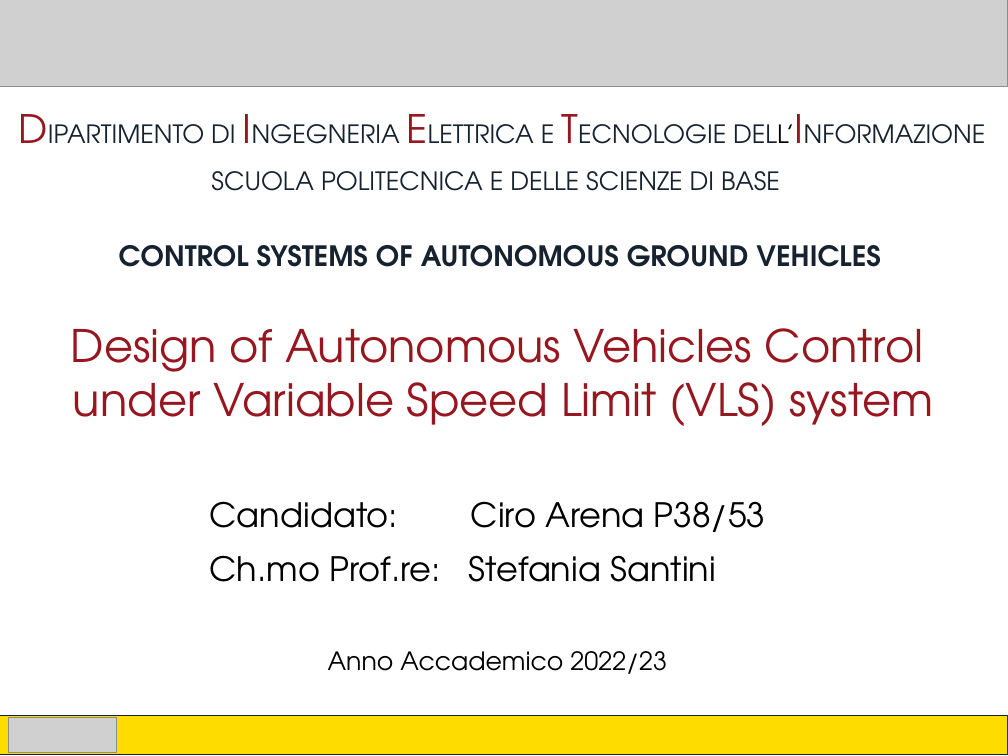
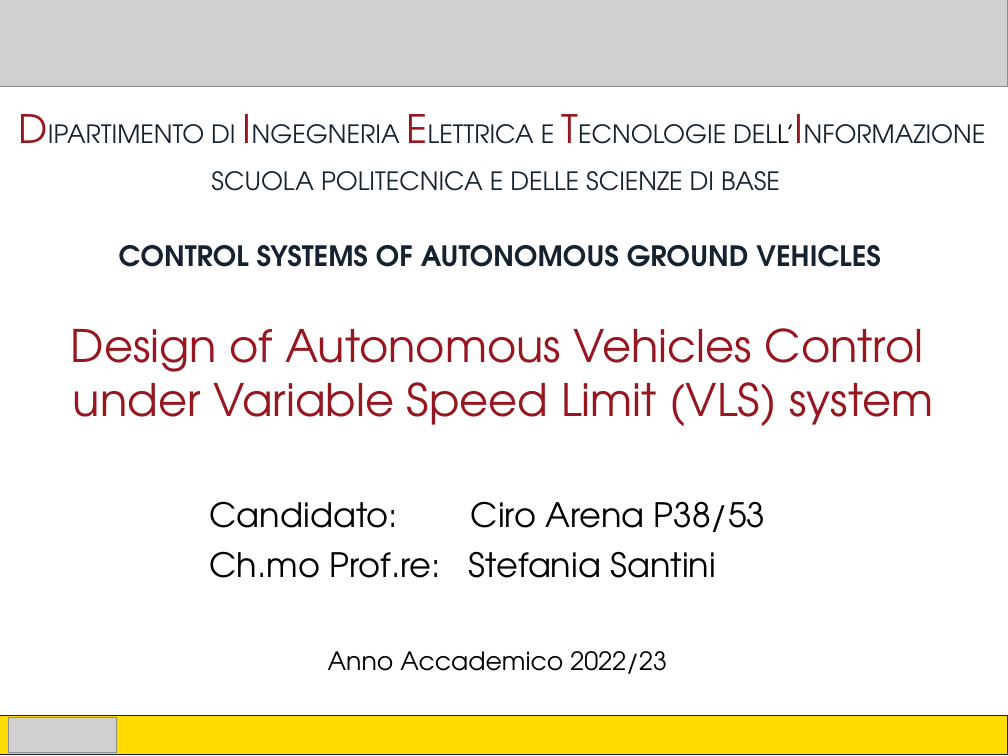
Before and after one commit to Arciro/CSAGV-project, a slide deck: slide 1 of Presentation.pptx. Drawn at 1008x756 pixels with LibreOffice and Linux fonts; fonts in the diff are those of the drawing; grey boxes stand for pictures. Boxes give left, top, right and bottom in pixels: in the first picture for what was removed or moved away, otherwise in the second. Text is boxed around its words. In the diff, an @@ line names an element or a change of style, - is before the commit and + after.

```diff
--- a/Presentation.pptx
+++ b/Presentation.pptx
@@ text "Ch.mo Prof.re: Stefania Santini" moved from (x1=210, y1=555, x2=715, y2=582) to (x1=210, y1=551, x2=715, y2=578) @@
```
Also in this commit, not shown: 1 other slide changed, 6 other files.
